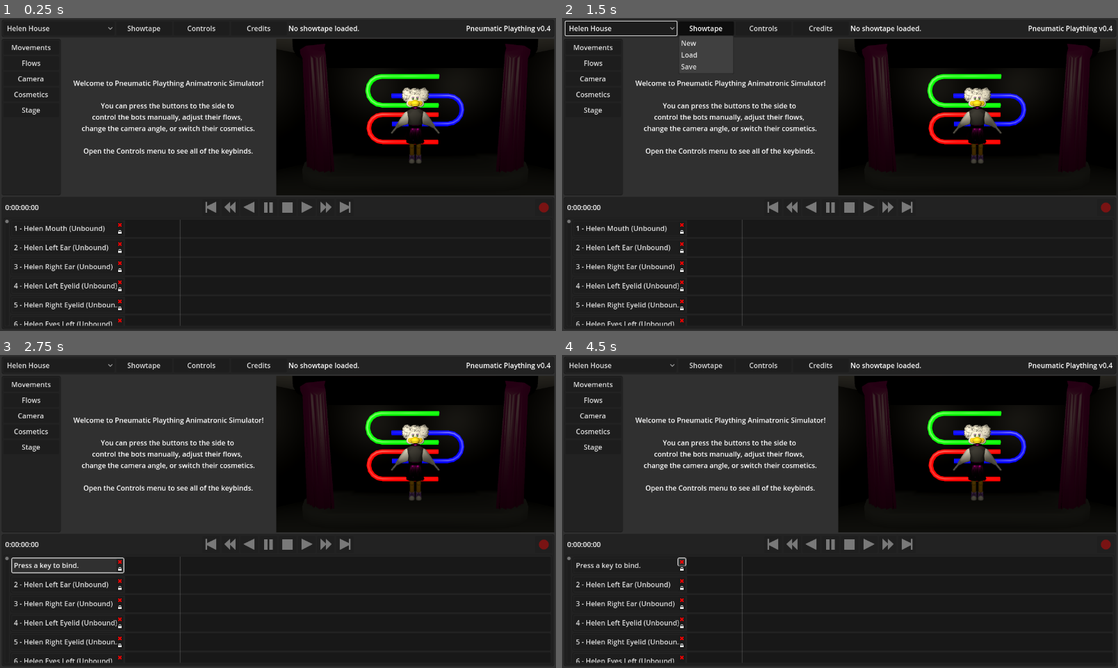
Above: before the commit, frames 1-4 (two rows, left to right).
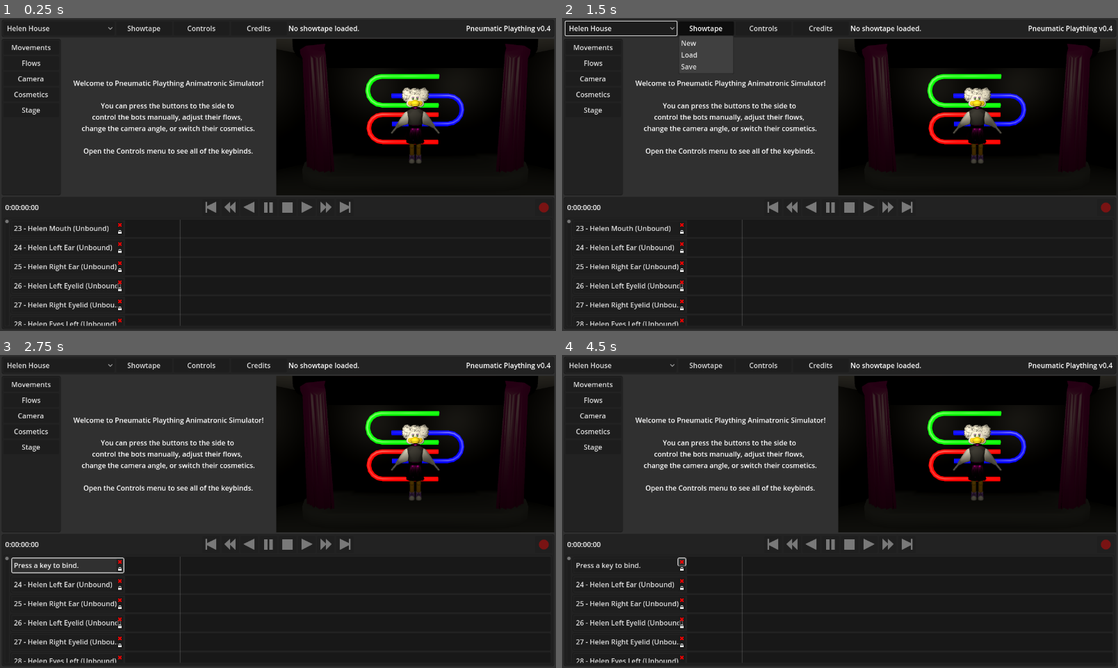
Above: after the commit, the same moments.

Repository: pizzaperp95/PneumaticPlaything
Game: Godot game, scene res://Scenes/GUI/EditorScreen.tscn
The game is run twice, just before and just after one commit, with the same random seed, the same clock (stepped at 60 frames per second) and the same inputs.
Inputs (mouse positions are in pixels of both pictures, inside the frame that each line leads up to):
- Up to frame 1 (0.25 s): no input
- Up to frame 2 (1.5 s): click "Helen House" at 0.5 s; click "Showtape" at 1.25 s
- Up to frame 3 (2.75 s): click (66, 564) at 2 s, where only the run before the commit has a clickable "1 - Helen Mouth (Unbound)"
- Up to frame 4 (4.5 s): click "Press a key to bind." at 2.75 s; click (628, 564) at 3.5 s, where only the run after the commit has a clickable "23 - Helen Mouth (Unbound)"; click (684, 561) at 4.27 s

The runs differ from the first frame. In frame 1, 1.1% of the frame differs, in the area x 2-22%, y 66-99%; in frame 2, 1.1%; in frame 3, 0.9%; in frame 4, 0.9%.

Commit message:
bit mapping and finish cec corner

Diff:
--- a/Scenes/Stages/ChuckEsCorner.tscn
+++ b/Scenes/Stages/ChuckEsCorner.tscn
@@ -16,6 +16,7 @@
 
 [node name="Warblettes" parent="." instance=ExtResource("3_t27ru")]
 transform = Transform3D(1, 0, 0, 0, 1, 0, 0, 0, 1, 0.25, 4, 0.5)
+script = ExtResource("2_8qvk7")
 
 [node name="Angle 1" type="Camera3D" parent="."]
 transform = Transform3D(-0.984612, -0.00554278, 0.174664, 0.0289131, 0.980555, 0.194105, -0.172344, 0.196168, -0.965306, -0.658302, 4.93729, -4)
@@ -41,7 +42,7 @@
 spot_angle = 30.5982
 spot_angle_attenuation = 0.1
 
-[node name="Chuck Spotlight2" type="SpotLight3D" parent="."]
+[node name="Warblettes Spotlight" type="SpotLight3D" parent="."]
 transform = Transform3D(-0.963761, 0.0690445, -0.257677, 1.9697e-08, 0.965926, 0.258819, 0.266767, 0.24944, -0.930922, -0.309492, 5.86862, -0.75)
 light_color = Color(1, 0.9625, 0.85, 1)
 light_energy = 2.0
--- a/Scripts/EditorScreen.gd
+++ b/Scripts/EditorScreen.gd
@@ -17,79 +17,57 @@
 var stages_info = {
 	"Helen House":
 	{
-		"bits": 32,
+		"bits": 19,
 		"scene": "res://Scenes/Stages/HelenHouse.tscn",
 		"scene_ref_base": "SubViewport/HelenHouse/",
 		"camera_count": 2,
 
-		"ust_character": "Mitzi/Helen",
-		"ust_stage": "Rockafire Explosion/3-Stage (Single Character)",
+		"ust_type": "Rockafire Explosion/3-Stage",
 
 		"bit_mapping":
 		{
-			"Helen":
-			{
-				"Mouth": [3.0, 2.0],
-				"Left Ear": [3.5, 1.5],
-				"Right Ear": [3.5, 1.5],
-				"Left Eyelid": [1.5, 2.0],
-				"Right Eyelid": [1.5, 2.0],
-				"Eyes Left": [3.5, 1.5],
-				"Eyes Right": [3.5, 1.5],
-				"Head Left": [1.5, 1.5],
-				"Head Right": [1.5, 1.5],
-				"Head Up": [1.0, 1.0],
-				"Left Arm Up": [0.8, 0.6],
-				"Left Arm Twist": [0.8, 0.8],
-				"Left Elbow": [1.0, 1.0],
-				"Right Arm Up": [0.8, 0.6],
-				"Right Arm Twist": [0.8, 0.8],
-				"Right Elbow": [1.0, 1.0],
-				"Body Left": [0.7, 0.7],
-				"Body Right": [0.7, 0.7],
-				"Body Lean": [1.0, 0.8],
-			},
-			"None":
-			{
-				"Unused 20": ["None"],
-				"Unused 21": ["None"],
-				"Unused 22": ["None"],
-				"Unused 23": ["None"],
-				"Unused 24": ["None"],
-				"Unused 25": ["None"],
-				"Unused 26": ["None"],
-				"Unused 27": ["None"],
-				"Unused 28": ["None"],
-				"Unused 29": ["None"],
-				"Unused 30": ["None"],
-				"Unused 31": ["None"],
-				"Unused 32": ["None"],
-			}
+			23: { "bot": "Helen", "movement": "Mouth", "flow_in": 3.0, "flow_out": 2.0 },
+			24: { "bot": "Helen", "movement": "Left Ear", "flow_in": 3.5, "flow_out": 1.5 },
+			25: { "bot": "Helen", "movement": "Right Ear", "flow_in": 3.5, "flow_out": 1.5 },
+			26: { "bot": "Helen", "movement": "Left Eyelid", "flow_in": 1.5, "flow_out": 2.0 },
+			27: { "bot": "Helen", "movement": "Right Eyelid", "flow_in": 1.5, "flow_out": 2.0 },
+			28: { "bot": "Helen", "movement": "Eyes Left", "flow_in": 3.5, "flow_out": 1.5 },
+			29: { "bot": "Helen", "movement": "Eyes Right", "flow_in": 3.5, "flow_out": 1.5 },
+			30: { "bot": "Helen", "movement": "Head Left", "flow_in": 1.5, "flow_out": 1.5 },
+			31: { "bot": "Helen", "movement": "Head Right", "flow_in": 1.5, "flow_out": 1.5 },
+			32: { "bot": "Helen", "movement": "Head Up", "flow_in": 1.0, "flow_out": 1.0 },
+			33: { "bot": "Helen", "movement": "Left Arm Up", "flow_in": 0.8, "flow_out": 0.6 },
+			34: { "bot": "Helen", "movement": "Left Arm Twist", "flow_in": 0.8, "flow_out": 0.8 },
+			35: { "bot": "Helen", "movement": "Left Elbow", "flow_in": 1.0, "flow_out": 1.0 },
+			36: { "bot": "Helen", "movement": "Right Arm Up", "flow_in": 0.8, "flow_out": 0.6 },
+			37: { "bot": "Helen", "movement": "Right Arm Twist", "flow_in": 0.8, "flow_out": 0.8 },
+			38: { "bot": "Helen", "movement": "Right Elbow", "flow_in": 1.0, "flow_out": 1.0 },
+			39: { "bot": "Helen", "movement": "Body Left", "flow_in": 0.7, "flow_out": 0.7 },
+			40: { "bot": "Helen", "movement": "Body Right", "flow_in": 0.7, "flow_out": 0.7 },
+			41: { "bot": "Helen", "movement": "Body Lean", "flow_in": 1.0, "flow_out": 0.8 },
 		}
 	},
 	"Chuck E's Corner":
 	{
-		"bits": 8,
+		"bits": 10,
 		"scene": "res://Scenes/Stages/ChuckEsCorner.tscn",
 		"scene_ref_base": "SubViewport/ChuckEsCorner/",
 		"camera_count": 3,
 
-		"ust_character": "Chuck E.",
-		"ust_stage": "Cyberamics (Single Character)",
+		"ust_type": "Cyberamics",
 
 		"bit_mapping":
 		{
-			"Chuck":
-			{
-				"Mouth": [7.5, 6.0],
-				"Head Left": [0.8, 1.0],
-				"Head Right": [1.0, 1.0],
-				"Head Up": [2.0, 1.0],
-				"Eyes Left": [4.0, 3.0],
-				"Eyes Right": [4.0, 3.0],
-				"Eyelids": [7.5, 5.0],
-				"Right Arm": [2.0, 1.0],
-			}
+			1: { "bot": "Chuck", "movement": "Mouth", "flow_in": 7.5, "flow_out": 6.0 },
+			2: { "bot": "Chuck", "movement": "Head Left", "flow_in": 0.8, "flow_out": 1.0 },
+			3: { "bot": "Chuck", "movement": "Head Right", "flow_in": 1.0, "flow_out": 1.0 },
+			4: { "bot": "Chuck", "movement": "Head Up", "flow_in": 2.0, "flow_out": 1.0 },
+			5: { "bot": "Chuck", "movement": "Eyes Left", "flow_in": 4.0, "flow_out": 3.0 },
+			6: { "bot": "Chuck", "movement": "Eyes Right", "flow_in": 4.0, "flow_out": 3.0 },
+			7: { "bot": "Chuck", "movement": "Eyelids", "flow_in": 7.5, "flow_out": 5.0 },
+			8: { "bot": "Chuck", "movement": "Right Arm", "flow_in": 2.0, "flow_out": 1.0 },
+			41: { "bot": "Warblettes", "movement": "Mouth", "flow_in": 4.0, "flow_out": 3.0 },
+			44: { "bot": "Warblettes", "movement": "Body Rock", "flow_in": 1.0, "flow_out": 1.0 },
 		}
 	}
 }
@@ -129,41 +107,41 @@
 	$FlyoutPanel/Camera.size.y = cam_offset
 	var rows_offset = 0
 	var flows_offset = 0
-	var bit_idx = 1
 	var flow_count = 0
-	for bot in stages_info[current_stage]["bit_mapping"]:
-		for movement in stages_info[current_stage]["bit_mapping"][bot]:
-
-			var movement_flows = stages_info[current_stage]["bit_mapping"][bot][movement]
-			if (movement_flows[0] is not String):
-				var flow_control = load("res://Scenes/GUI/Controls/FlowControl.tscn").instantiate()
-				flow_control.position.y = flows_offset
-				flow_control.name = bot + " " + movement
-				flow_control.in_value = movement_flows[0]
-				flow_control.out_value = movement_flows[1]
-				$FlyoutPanel/FlowControls/InvisibleMask/FlowHandle.add_child(flow_control)
-				flows_offset += 44
-				flow_count += 1
-
-			var row = load("res://Scenes/GUI/Controls/MovementRow.tscn").instantiate()
-			row.position.y = rows_offset
-			row.base_scene_path = "../../../../../" + stages_info[current_stage]["scene_ref_base"]
-			row.animatronic = bot
-			if (movement_flows[0] is String): row.flow_path = "None"
-			row.movement_bit = bit_idx
-			row.movement_name = movement
-			$SequencerPanel/TimelinePanel/InvisibleMask/MovementRowsContainer.add_child(row)
-
-			var movement_button = load("res://Scenes/GUI/Controls/MovementButton.tscn").instantiate()
-			movement_button.position.y = rows_offset
-			movement_button.base_scene_path = "../../../../../" + stages_info[current_stage]["scene_ref_base"]
-			movement_button.animatronic = bot
-			if (movement_flows[0] is String): movement_button.flow_path = "None"
-			movement_button.movement_name = movement
-			$FlyoutPanel/Movements/InvisibleMask/MovementHandle.add_child(movement_button)
-
-			rows_offset += 44
-			bit_idx += 1
+	for bit_number in stages_info[current_stage]["bit_mapping"]:
+		var bot = stages_info[current_stage]["bit_mapping"][bit_number]["bot"]
+		var movement = stages_info[current_stage]["bit_mapping"][bit_number]["movement"]
+
+		var in_flow = stages_info[current_stage]["bit_mapping"][bit_number]["flow_in"]
+		var out_flow = stages_info[current_stage]["bit_mapping"][bit_number]["flow_out"]
+		if (in_flow is not String):
+			var flow_control = load("res://Scenes/GUI/Controls/FlowControl.tscn").instantiate()
+			flow_control.position.y = flows_offset
+			flow_control.name = bot + " " + movement
+			flow_control.in_value = in_flow
+			flow_control.out_value = out_flow
+			$FlyoutPanel/FlowControls/InvisibleMask/FlowHandle.add_child(flow_control)
+			flows_offset += 44
+			flow_count += 1
+
+		var row = load("res://Scenes/GUI/Controls/MovementRow.tscn").instantiate()
+		row.name = str(bit_number) + " Bit"
+		row.position.y = rows_offset
+		row.base_scene_path = "../../../../../" + stages_info[current_stage]["scene_ref_base"]
+		row.animatronic = bot
+		if (in_flow is String): row.flow_path = "None"
+		row.movement_bit = bit_number
+		row.movement_name = movement
+		$SequencerPanel/TimelinePanel/InvisibleMask/MovementRowsContainer.add_child(row, true)
+
+		var movement_button = load("res://Scenes/GUI/Controls/MovementButton.tscn").instantiate()
+		movement_button.position.y = rows_offset
+		movement_button.base_scene_path = "../../../../../" + stages_info[current_stage]["scene_ref_base"]
+		movement_button.animatronic = bot
+		if (in_flow is String): movement_button.flow_path = "None"
+		movement_button.movement_name = movement
+		$FlyoutPanel/Movements/InvisibleMask/MovementHandle.add_child(movement_button)
+		rows_offset += 44
 	$SequencerPanel/TimelinePanel/VScrollBar.max_value = stages_info[current_stage]["bits"] - 1
 	$FlyoutPanel/Movements/VScrollBar.max_value = stages_info[current_stage]["bits"] - 1
 	$FlyoutPanel/FlowControls/VScrollBar.max_value = flow_count - 1
@@ -268,8 +246,12 @@
 	var file = FileAccess.open($ShowtapeLoadScreen/DialogPanel/InFilePath.text.strip_edges(), FileAccess.READ)
 	var content = file.get_as_text()
 	var header = content.split(";")[0].split(",")
-	if ((int(header[3]) != stages_info[current_stage]["bits"]) || (header[4] != stages_info[current_stage]["ust_stage"])|| (header[5] != stages_info[current_stage]["ust_character"])):
-		$IncorrectShowtapeDialog.dialog_text = "This showtape is not compatible with the currently selected stage.\nShowtape stage type: %s\nShowtape character(s): %s" % [header[4], header[5]]
+	if (header[1] != "2"):
+		$IncorrectShowtapeDialog.dialog_text = "This showtape is not the correct version!"
+		$IncorrectShowtapeDialog.show()
+		return
+	if (header[3] != stages_info[current_stage]["ust_type"]):
+		$IncorrectShowtapeDialog.dialog_text = "This showtape is not compatible with the currently selected stage.\nShowtape stage type: " + header[4]
 		$IncorrectShowtapeDialog.show()
 		return
 	show_name = header[2]
@@ -290,7 +272,7 @@
 	$SaveShowtapeFileDialog.show()
 
 func _on_showtape_save_create_button_pressed() -> void:
-	var header = "UST,1,"+show_name.replace(",", "_").replace(";", "_")+","+str(stages_info[current_stage]["bits"])+","+stages_info[current_stage]["ust_stage"]+","+stages_info[current_stage]["ust_character"]+";"
+	var header = "UST,2,"+show_name.replace(",", "_").replace(";", "_")+","+stages_info[current_stage]["ust_type"]+";"
 	var data_out_string = save_data()
 	var file = FileAccess.open($ShowtapeSaveScreen/DialogPanel/OutFilePath.text, FileAccess.WRITE)
 	file.store_string(header+data_out_string+";"+Marshalls.raw_to_base64($AudioStreamPlayer.stream.data))
@@ -481,28 +463,56 @@
 
 func save_data() -> String:
 	var write_out : String = ""
-	var temp_data = []
+	var temp_data = {}
 	var longest_channel = 0
 	for movement_row in $SequencerPanel/TimelinePanel/InvisibleMask/MovementRowsContainer.get_children():
-		temp_data.append(movement_row.movements)
+		temp_data[int(movement_row.name.split(" ")[0])] = movement_row.movements
 		if (movement_row.movements.size() > longest_channel): longest_channel = movement_row.movements.size()
 	for i in range(longest_channel+1):
-		var frame_byte = 0
-		for j in range(stages_info[current_stage]["bits"]):
-			if (index_get_safe(i, temp_data[j])): frame_byte += 1 << j;
-		write_out += ("%0"+str(stages_info[current_stage]["bits"]/4)+"X,") % frame_byte
+		var frame_long_1 = 0
+		var frame_long_2 = 0
+		var frame_long_3 = 0
+		var frame_long_4 = 0
+		for j in temp_data:
+			if (index_get_safe(i, temp_data[j])):
+				if (j <= 64):
+					frame_long_1 += 1 << j-1;
+				elif (j <= 128):
+					frame_long_2 += 1 << (j&64)-1;
+				elif (j <= 192):
+					frame_long_3 += 1 << (j&64)-1;
+				else:
+					frame_long_4 += 1 << (j&64)-1;
+		write_out += (("%016X%016X%016X%016X,") % [frame_long_4, frame_long_3, frame_long_2, frame_long_1])
 	return write_out
 
 func plot_data(data: String):
 	start_recording.emit()
+	var evil_glass = []
+	for movement_row in $SequencerPanel/TimelinePanel/InvisibleMask/MovementRowsContainer.get_children():
+		evil_glass.append(movement_row.movement_bit)
 	for frame_string in data.split(","):
 		if (frame_string == ""): continue
-		var frame_byte = frame_string.hex_to_int()
-		for i in range(stages_info[current_stage]["bits"]):
+		var frame_long_4 = frame_string.substr(0, 16).hex_to_int()
+		var frame_long_3 = frame_string.substr(17, 16).hex_to_int()
+		var frame_long_2 = frame_string.substr(33, 16).hex_to_int()
+		var frame_long_1 = frame_string.substr(49, 16).hex_to_int()
+		for i in stages_info[current_stage]["bit_mapping"]:
 			var er = false
-			if ((frame_byte & int(pow(2, i))) >> i == 1):
-				er = true
-			$SequencerPanel/TimelinePanel/InvisibleMask/MovementRowsContainer.get_child(i).etching = er
+			var check_i = (i % 64) - 1
+			if (i <= 64):
+				if ((frame_long_1 & int(pow(2, check_i))) >> check_i == 1):
+					er = true
+			elif (i <= 128):
+				if ((frame_long_2 & int(pow(2, check_i))) >> check_i == 1):
+					er = true
+			elif (i <= 192):
+				if ((frame_long_3 & int(pow(2, check_i))) >> check_i == 1):
+					er = true
+			else:
+				if ((frame_long_4 & int(pow(2, check_i))) >> check_i == 1):
+					er = true
+			$SequencerPanel/TimelinePanel/InvisibleMask/MovementRowsContainer.get_child(evil_glass.find(i)).etching = er
 		step.emit(1)
 	for movement_row in $SequencerPanel/TimelinePanel/InvisibleMask/MovementRowsContainer.get_children():
 		movement_row.etching = false
Binary file changed: Models/ChuckEsCorner/ChuckEsCornerStage.glb
Binary file added: Models/ChuckEsCorner/ChuckEsCornerStage_Chuck_Es_Corner_1.png
Not shown, added: Models/ChuckEsCorner/ChuckEsCornerStage_Chuck_Es_Corner_1.png.import
Binary file changed: Models/Cyberamics/Warblettes.glb
